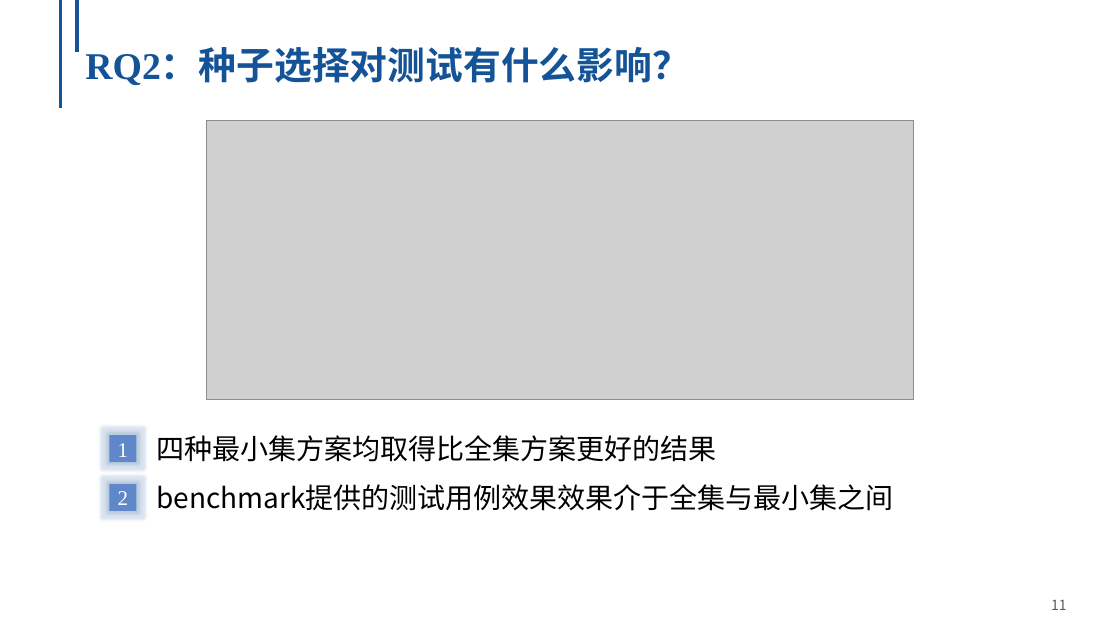
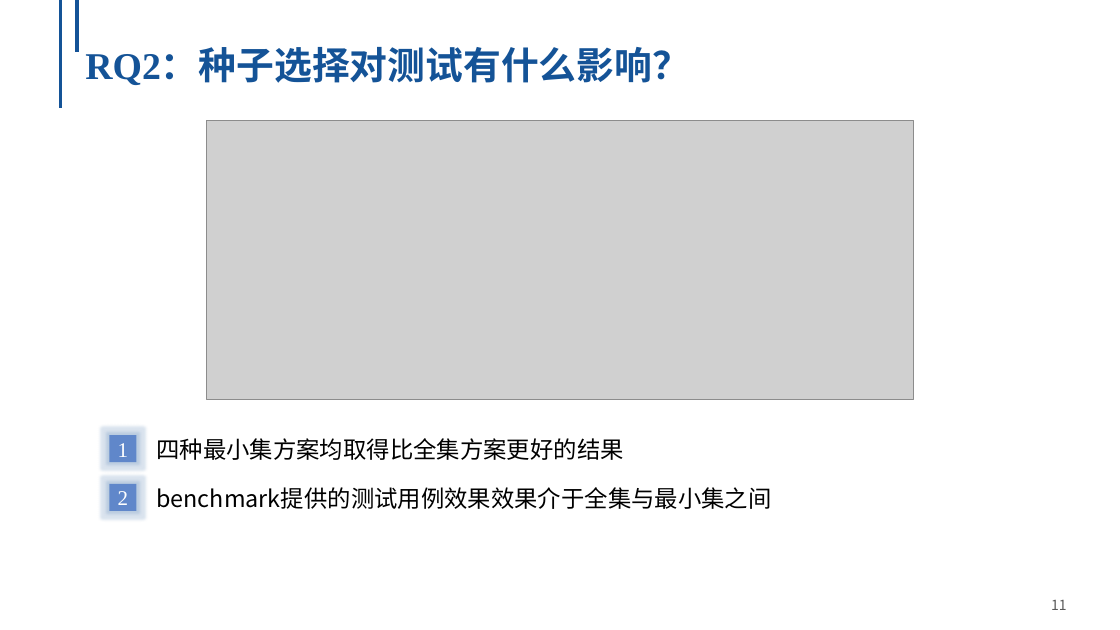
Before and after one commit to NingmoRain/NingmoRain.github.io, a slide deck: slide 11 of files/OptiMin.pptx. Drawn at 1120x630 pixels with LibreOffice and Linux fonts; fonts in the diff are those of the drawing; grey boxes stand for pictures; background and template pictures are left out. Boxes give left, top, right and bottom in pixels: in the first picture for what was removed or moved away, otherwise in the second. Text is boxed around its words. In the diff, an @@ line names an element or a change of style, - is before the commit and + after.

```diff
--- a/files/OptiMin.pptx
+++ b/files/OptiMin.pptx
@@ text "四种最小集方案均取得比全集方案更好的结果" at <box>156,438,623,460</box>: size 24 to 20 pt @@
@@ text "benchmark提供的测试用例效果效果介于全集与最小集之间" at <box>156,487,771,509</box>: size 24 to 20 pt @@
```
Also in this commit, not shown: 6 other slides changed, 2 slides added.
